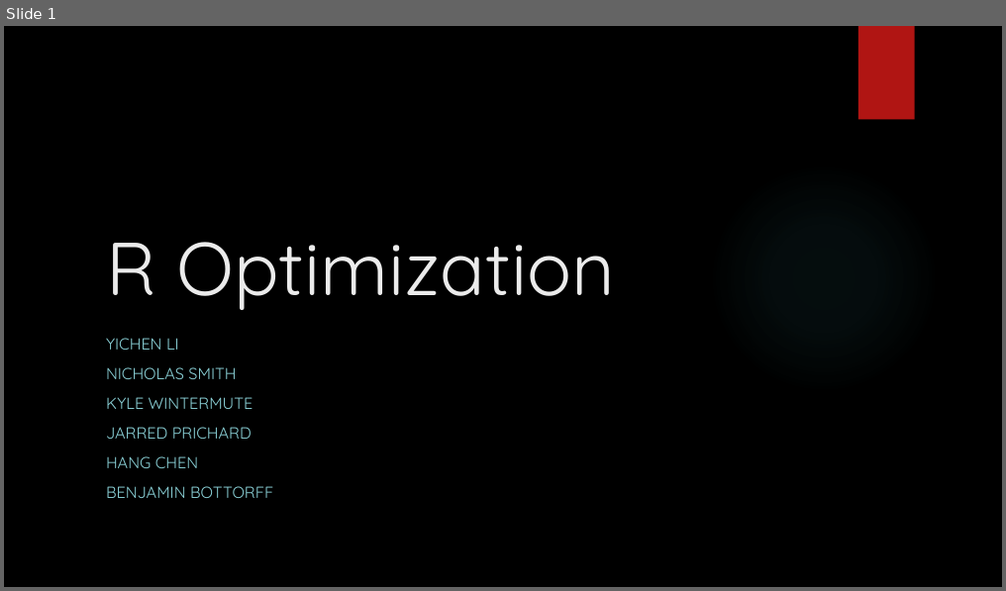
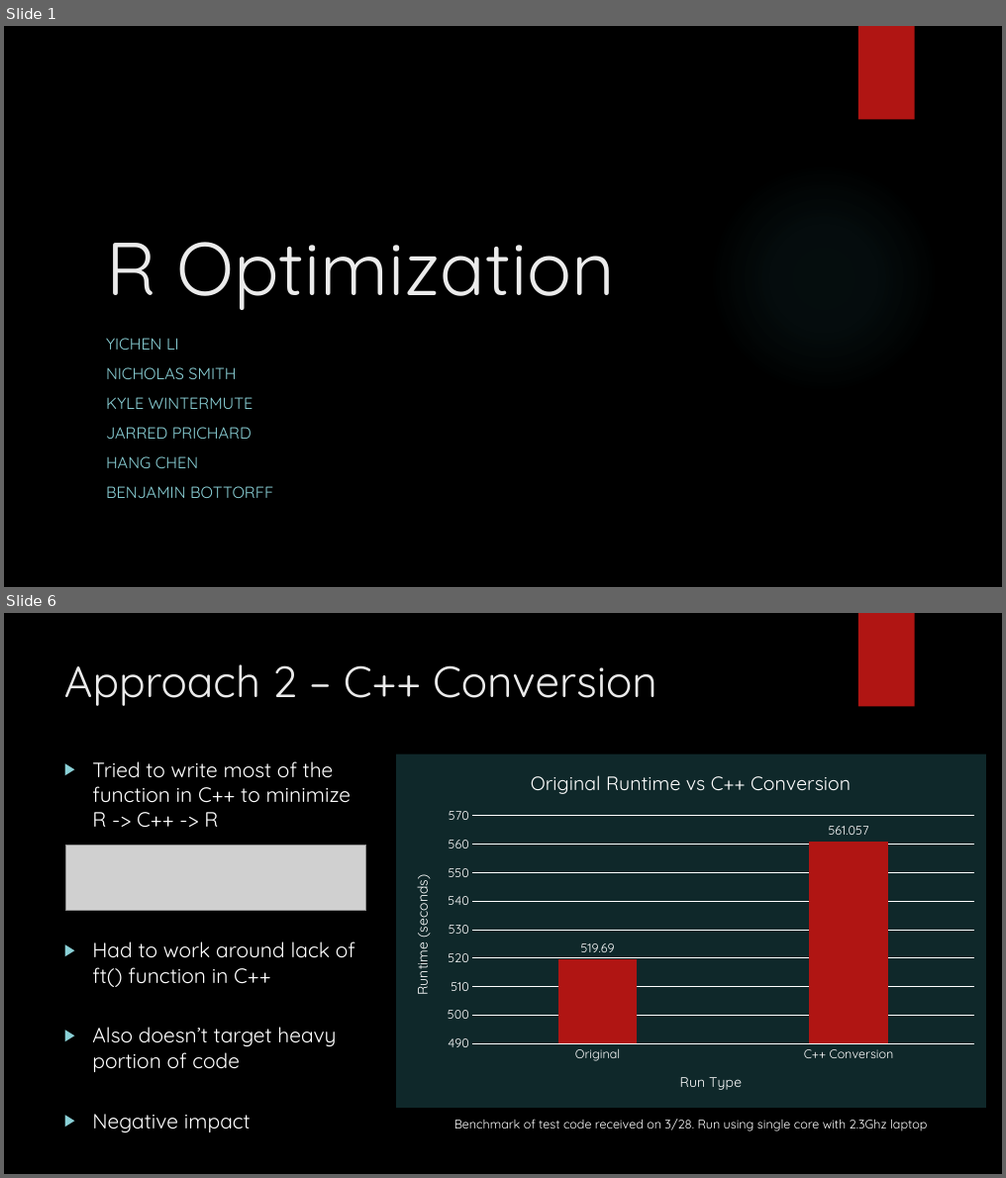
Before and after one commit to KWintermute/smp-project, a slide deck: se2presentation.pptx. Shown one above the other, each under a label of ours: slide 1 before the commit, slides 1 and 6 after it; the slides between them are not shown. The pictures are 1006x591 and 1006x1178 pixels, drawn with LibreOffice and Linux fonts; fonts in the diff are those of the drawing; grey boxes stand for pictures; background and template pictures are left out. Boxes give left, top, right and bottom in pixels: in the first picture for what was removed or moved away, otherwise in the second. Text is boxed around its words. In the diff, an @@ line names an element or a change of style, - is before the commit and + after.

```diff
--- a/se2presentation.pptx
+++ b/se2presentation.pptx
@@ slide 6 added at (4,613,1002,1174), background picture (left out); not listed: 2 template elements that a slide beside it also shows @@
@@ title added at (64,664,657,706), 42 pt, text #EBEBEB @@
+Approach 2 – C++ Conversion
@@ column chart added at (396,755,986,1109) @@
+title "Original Runtime vs C++ Conversion "
+categories: Original, C++ Conversion
+Series 1: 519.69, 561.057
@@ text added at (92,761,355,1134), 20 pt, text #FFFFFF @@
+▶ Tried to write most of the function in C++ to minimize R -> C++ -> R
+▶ Had to work around lack of ft() function in C++
+▶ Also doesn’t target heavy portion of code
+▶ Negative impact
@@ picture added at (66,845,366,911) @@
@@ text added at (454,1119,927,1132), 12 pt, text #FFFFFF @@
+Benchmark of test code received on 3/28. Run using single core with 2.3Ghz laptop
```
Also in this commit, not shown: 1 slide changed, 5 other slides added, 4 slides removed.
